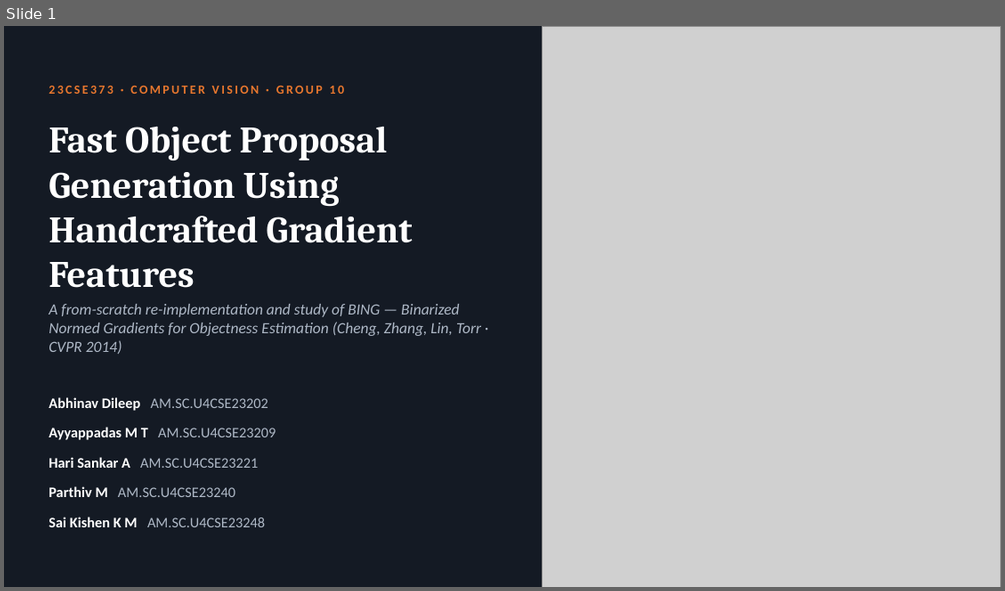
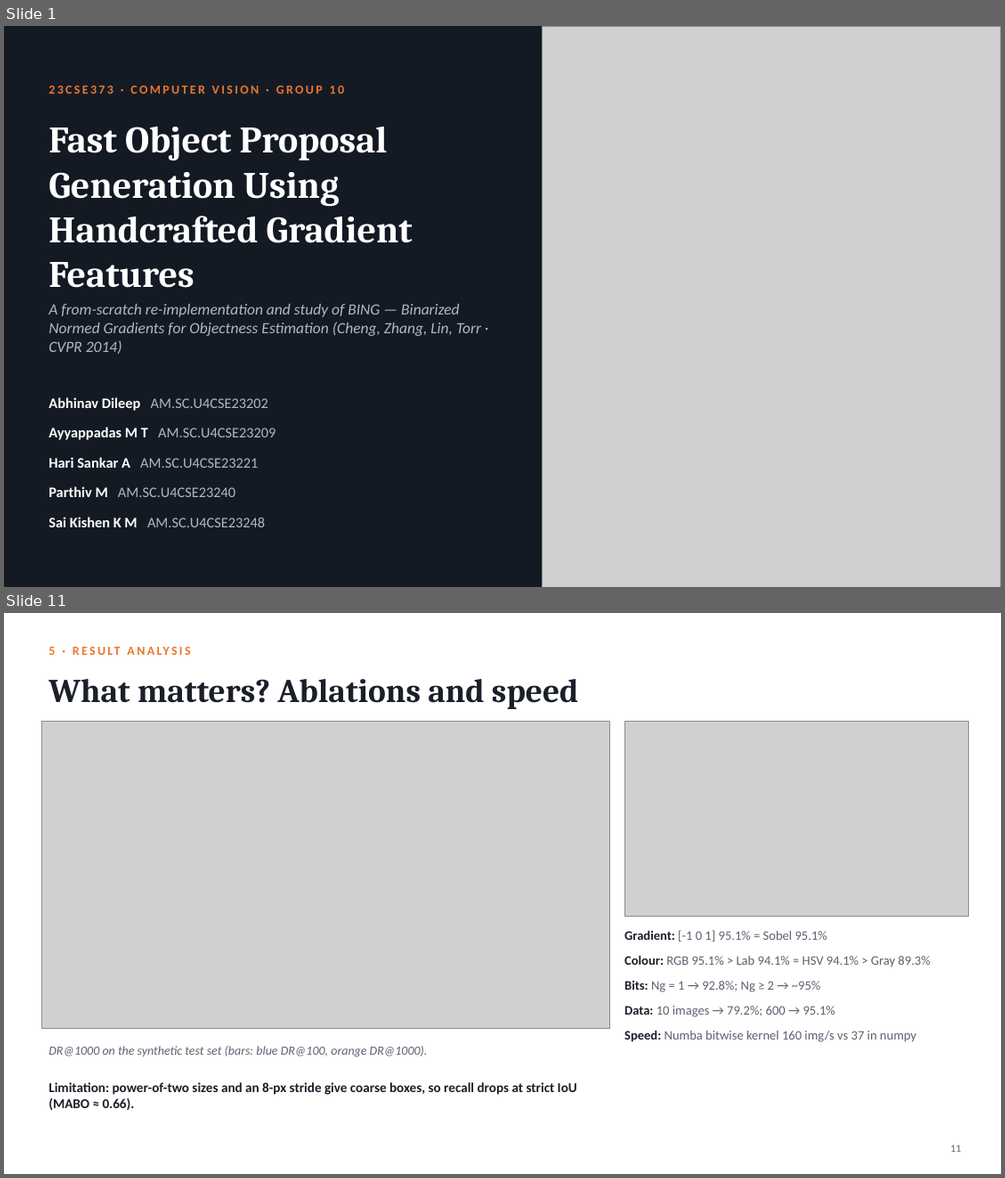
Before and after one commit to hari18305/cvprojectg10, a slide deck: presentation/BING_Objectness_Group10.pptx. Shown one above the other, each under a label of ours: slide 1 before the commit, slides 1 and 11 after it; the slides between them are not shown. The pictures are 1005x591 and 1005x1178 pixels, drawn with LibreOffice and Linux fonts; fonts in the diff are those of the drawing; grey boxes stand for pictures. Boxes give left, top, right and bottom in pixels: in the first picture for what was removed or moved away, otherwise in the second. Text is boxed around its words. In the diff, an @@ line names an element or a change of style, - is before the commit and + after.

Commit message:
Restructure presentation into 12 slides for a 10-minute talk
Sections: introduction, problem definition, proposed solution and novelty,
design and solution, result analysis with comparison to existing methods.

```diff
--- a/presentation/BING_Objectness_Group10.pptx
+++ b/presentation/BING_Objectness_Group10.pptx
@@ slide 11 added at (4, 613, 1001, 1174), background #FFFFFF @@
@@ text added at (48, 647, 55, 655), 12 pt, text #E8772E, bold @@
+5 · RESULT ANALYSIS
@@ text added at (48, 679, 579, 709), 32 pt, text #1B1F2A, bold @@
+What matters? Ablations and speed
@@ picture added at (41, 722, 610, 1028) @@
@@ picture added at (624, 722, 969, 916) @@
@@ text added at (624, 930, 930, 1042), 12.5 pt, text #5B6270 @@
+• Gradient: [-1 0 1] 95.1% = Sobel 95.1%
+• Colour: RGB 95.1% > Lab 94.1% ≈ HSV 94.1% > Gray 89.3%
+• Bits: Ng = 1 → 92.8%; Ng ≥ 2 → ~95%
+• Data: 10 images → 79.2%; 600 → 95.1%
+• Speed: Numba bitwise kernel 160 img/s vs 37 in numpy
@@ text added at (48, 1046, 428, 1057), 12 pt, text #5B6270, italic @@
+DR@1000 on the synthetic test set (bars: blue DR@100, orange DR@1000).
@@ text added at (48, 1082, 577, 1110), 13 pt, text #1B1F2A, bold @@
+Limitation: power-of-two sizes and an 8-px stride give coarse boxes, so recall drops at strict IoU (MABO ≈ 0.66).
@@ text added at (950, 1144, 961, 1151), 10 pt, text #5B6270 @@
+11
```
Also in this commit, not shown: 7 slides changed, 3 other slides added, 10 slides removed, 1 other file.
